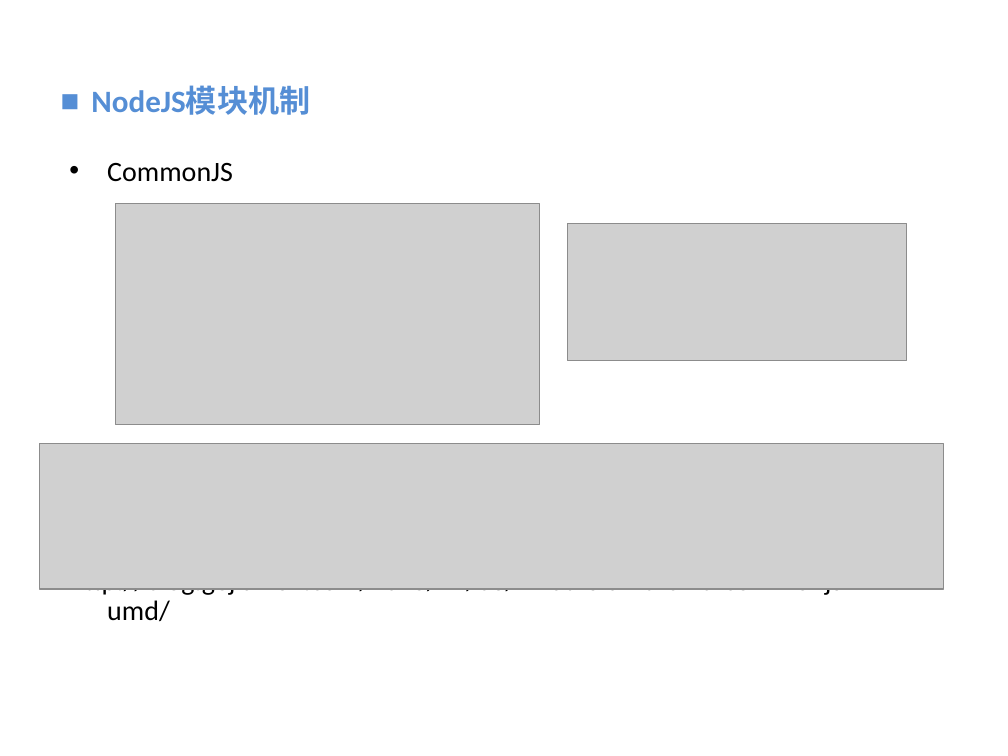
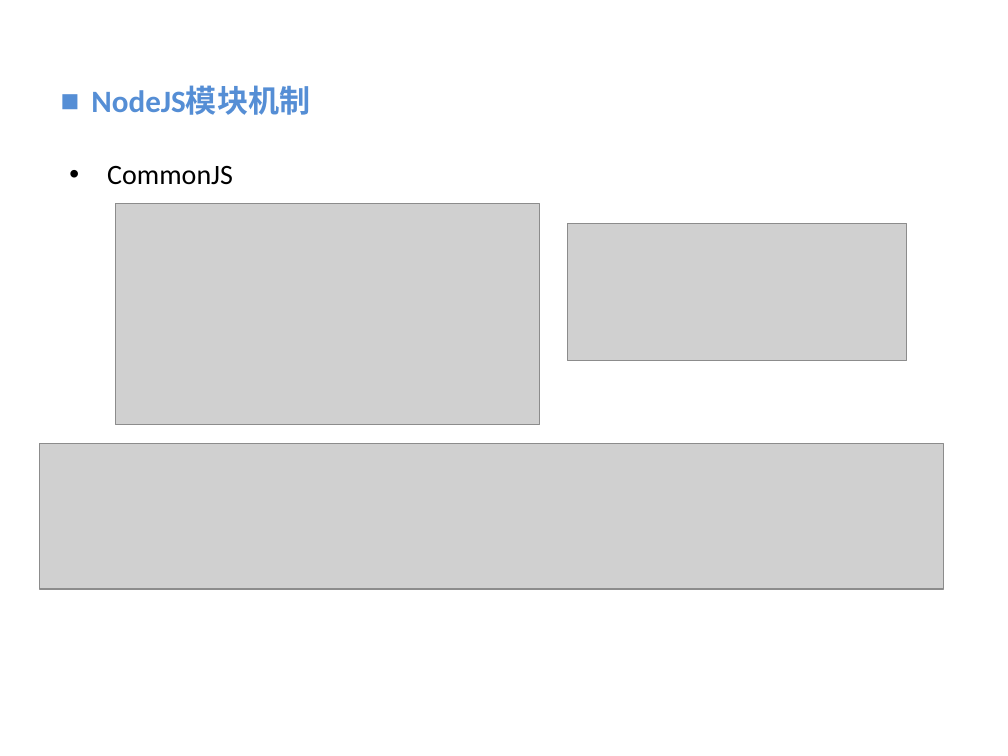
Before and after one commit to vaik/Documents, a slide deck: slide 16 of 我的分享/NodeJS基础概念理解.ppt (slide 15 before the commit). Drawn at 1008x756 pixels with LibreOffice and Linux fonts; fonts in the diff are those of the drawing; grey boxes stand for pictures; background and template pictures are left out. Boxes give left, top, right and bottom in pixels: in the first picture for what was removed or moved away, otherwise in the second. Text is boxed around its words. In the diff, an @@ line names an element or a change of style, - is before the commit and + after.

```diff
--- a/我的分享/NodeJS基础概念理解.ppt
+++ b/我的分享/NodeJS基础概念理解.ppt
@@ text "CommonJS" at box(107, 166, 233, 185): line spacing 0.9 to 1 @@
@@ text at box(69, 588, 851, 622): paragraph removed @@
-http://blog.gejiawen.com/2015/11/03/what-is-amd-cmd-commonjs-umd/
```
Also in this commit, not shown: 7 other slides changed, 3 slides added, 1 other file.
